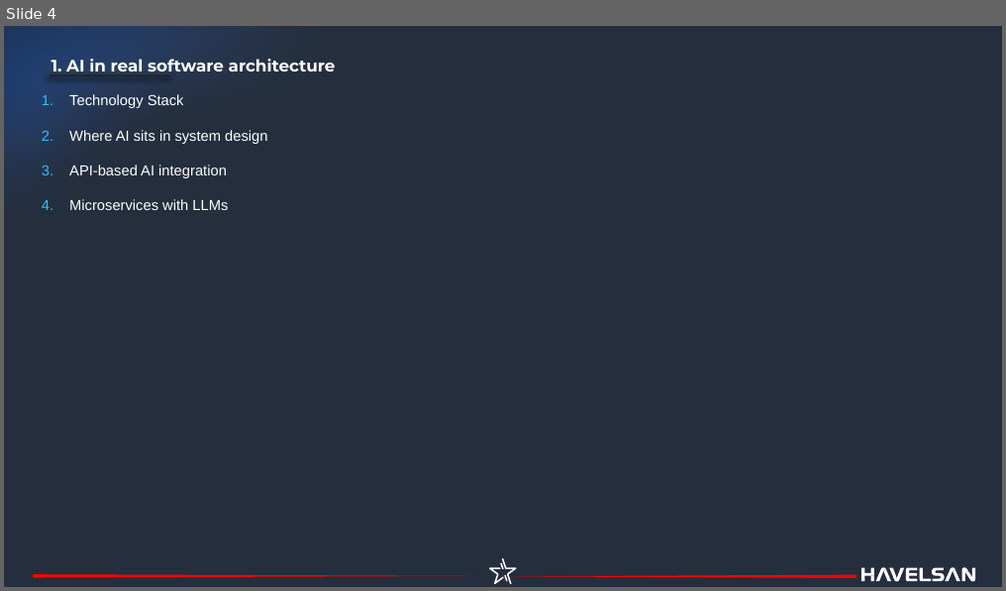
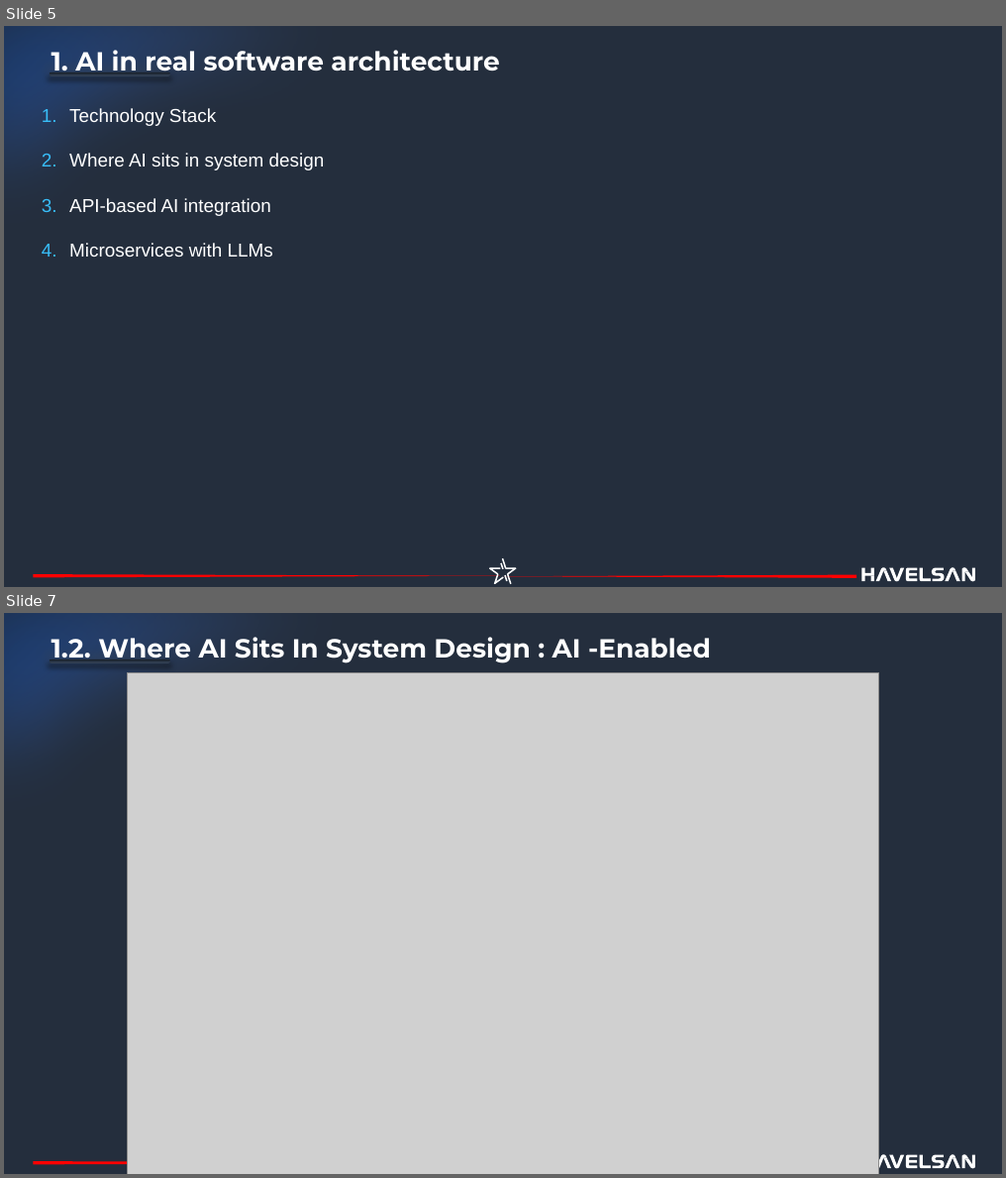
Before and after one commit to havelsan/YZ_EGITIM, a slide deck: presentations/03.Day_3_—_Building_AI_Systems_Production_Real_Use_Case.pptx. Shown one above the other, each under a label of ours: slide 4 before the commit, slides 5 and 7 after it; the slides between them are not shown. The pictures are 1006x591 and 1006x1178 pixels, drawn with LibreOffice and Linux fonts; fonts in the diff are those of the drawing; grey boxes stand for pictures. Boxes give left, top, right and bottom in pixels: in the first picture for what was removed or moved away, otherwise in the second. Text is boxed around its words. In the diff, an @@ line names an element or a change of style, - is before the commit and + after.

```diff
--- a/presentations/03.Day_3_—_Building_AI_Systems_Production_Real_Use_Case.pptx
+++ b/presentations/03.Day_3_—_Building_AI_Systems_Production_Real_Use_Case.pptx
@@ slide 7 added at [4,613,1002,1174], background #242E3D; not listed: 6 template elements that a slide beside it also shows @@
@@ text added at [52,637,711,663], 25.2 pt, text #FFFFFF, bold @@
+1.2. Where AI Sits In System Design : AI -Enabled
@@ picture added at [127,672,879,1174] @@
@@ what was slide 4 is now slide 5 @@
@@ slide 5 changed as well @@
@@ text "1. AI in real software ...": place and size @@
-text "1. AI in real software ..." at [52,59,336,76]
+text "1. AI in real software ..." at [52,50,499,75]
@@ text "1. AI in real software ..." at [52,50,499,75]: size 16 to 25.2 pt @@
@@ text "Technology Stack": place and size @@
-text "Technology Stack" at [69,94,267,210]
+text "Technology Stack" at [69,108,325,257]
@@ text "Technology Stack" at [69,108,325,257]: size 14 to 18 pt @@
@@ outline redrawn in 3 elements at [4,26,856,463], [33,574,500,577], [489,559,516,585] @@
```
Also in this commit, not shown: 10 other slides changed, 10 other slides added, 2 slides removed, 13 other files.
